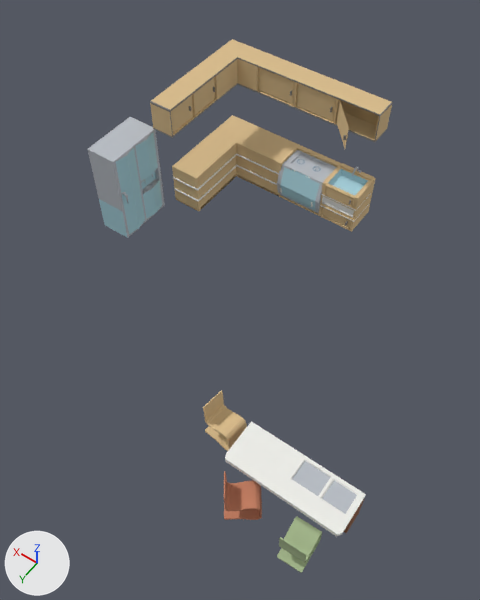
A saved change to the glTF model models/furniture_kitchen.glb.
One viewpoint serves both versions: a 50 mm camera at (-3.04, -2.07, 9.99) aimed at (1.09, -7.85, 0.91). Every picture has the same lights, and +X, +Y and +Z are marked at lower left. The picture after the commit comes second. Where no turn or scale is listed for an object, it has been applied to the vertices.

Names of what the first picture shows: 'FURN_cabinet_low', 'FURN_cabinet_up', 'FURN_fridge', 'FURN_island', 'FURN_island_top', 'FURN_sink_stove', 'FURN_stool1', 'FURN_stool2', 'FURN_stool3' and 1 more.
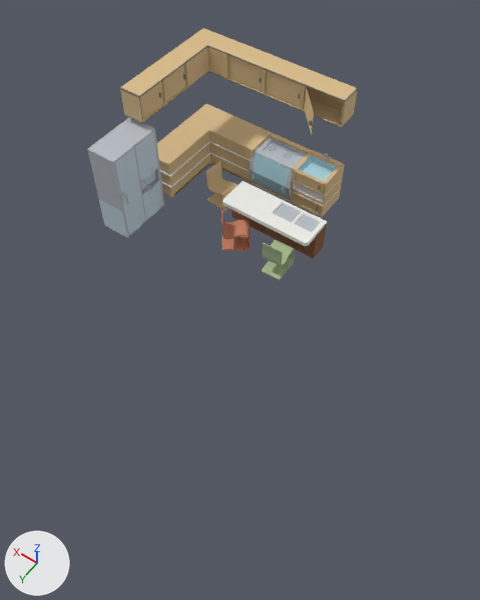
Location of each change, (x1, y1, x2, y2) in pixels of the pictures (480 x 600 px):
'FURN_cabinet_up', moved: before (150, 39, 393, 148); after (120, 28, 358, 133)
'FURN_cabinet_low', moved: before (172, 115, 376, 232); after (157, 104, 344, 217)
'FURN_island_top', moved: before (225, 421, 366, 536); after (223, 181, 327, 246)
'FURN_stool2', moved: before (277, 516, 322, 573); after (261, 240, 295, 280)
'FURN_stool1', moved: before (224, 471, 262, 520); after (222, 207, 250, 251)
'FURN_stool3', moved: before (203, 390, 247, 451); after (206, 162, 238, 211)
'FURN_island', moved: before (344, 499, 364, 533); after (232, 210, 326, 259)

The change, as a diff of the scene's bpy script:
```diff
--- a/models/furniture_kitchen.glb.py
+++ b/models/furniture_kitchen.glb.py
@@ ob_furn_cabinet_low @@
 ob_furn_cabinet_low = bpy.data.objects.new('FURN_cabinet_low', me_cube_005)
-ob_furn_cabinet_low.location = (3.81, -11.54, 1.22)
+ob_furn_cabinet_low.location = (4.53, -11.54, 1.22)
@@ ob_furn_cabinet_up @@
 ob_furn_cabinet_up = bpy.data.objects.new('FURN_cabinet_up', me_cube_002)
-ob_furn_cabinet_up.location = (3.79, -11.54, 2.43)
+ob_furn_cabinet_up.location = (4.51, -11.54, 2.43)
@@ ob_furn_island @@
 ob_furn_island = bpy.data.objects.new('FURN_island', me_cube_008)
-ob_furn_island.location = (-1.37, -5.3, 0.04)
+ob_furn_island.location = (1.9, -9.67, 0.04)
@@ ob_furn_island_top @@
 ob_furn_island_top = bpy.data.objects.new('FURN_island_top', me_cube_009)
-ob_furn_island_top.location = (-1.37, -5.3, 0.69)
+ob_furn_island_top.location = (1.9, -9.67, 0.69)
@@ ob_furn_stool1 @@
 ob_furn_stool1 = bpy.data.objects.new('FURN_stool1', me_plane_004)
-ob_furn_stool1.location = (-0.86, -5.17, 0.09)
+ob_furn_stool1.location = (2.41, -9.54, 0.09)
@@ ob_furn_stool2 @@
 ob_furn_stool2 = bpy.data.objects.new('FURN_stool2', me_plane_005)
-ob_furn_stool2.location = (-1.91, -5.12, 0.09)
+ob_furn_stool2.location = (1.36, -9.49, 0.09)
@@ ob_furn_stool3 @@
 ob_furn_stool3 = bpy.data.objects.new('FURN_stool3', me_plane_003)
-ob_furn_stool3.location = (0.07, -6.01, 0.09)
+ob_furn_stool3.location = (3.34, -10.38, 0.09)
```
